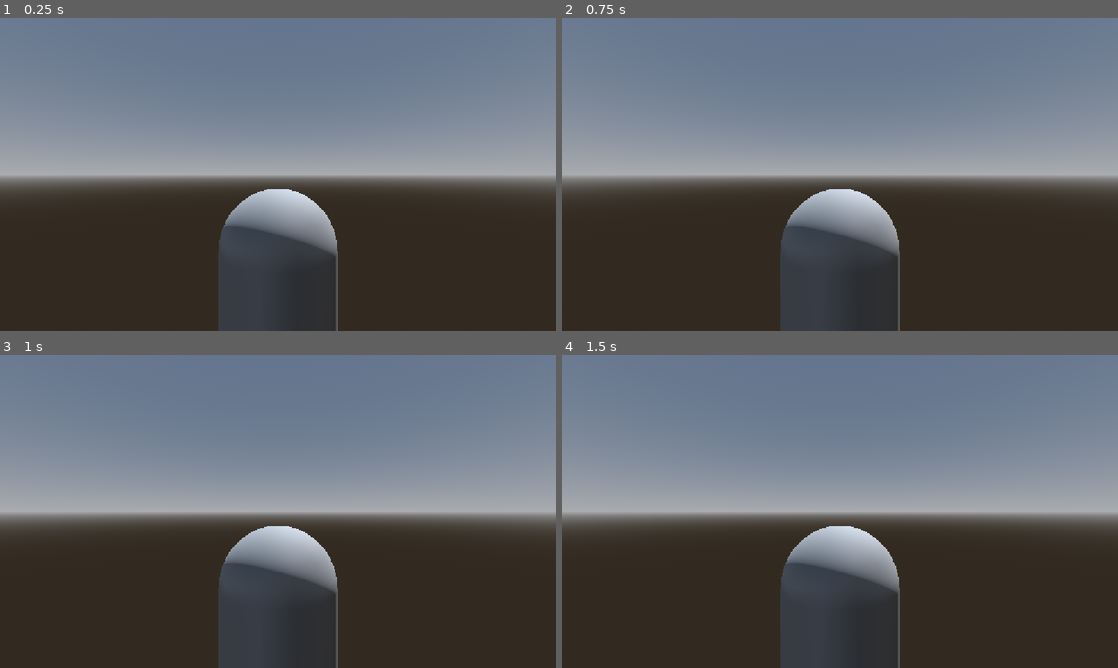
Above: before the commit, frames 1-4 (two rows, left to right).
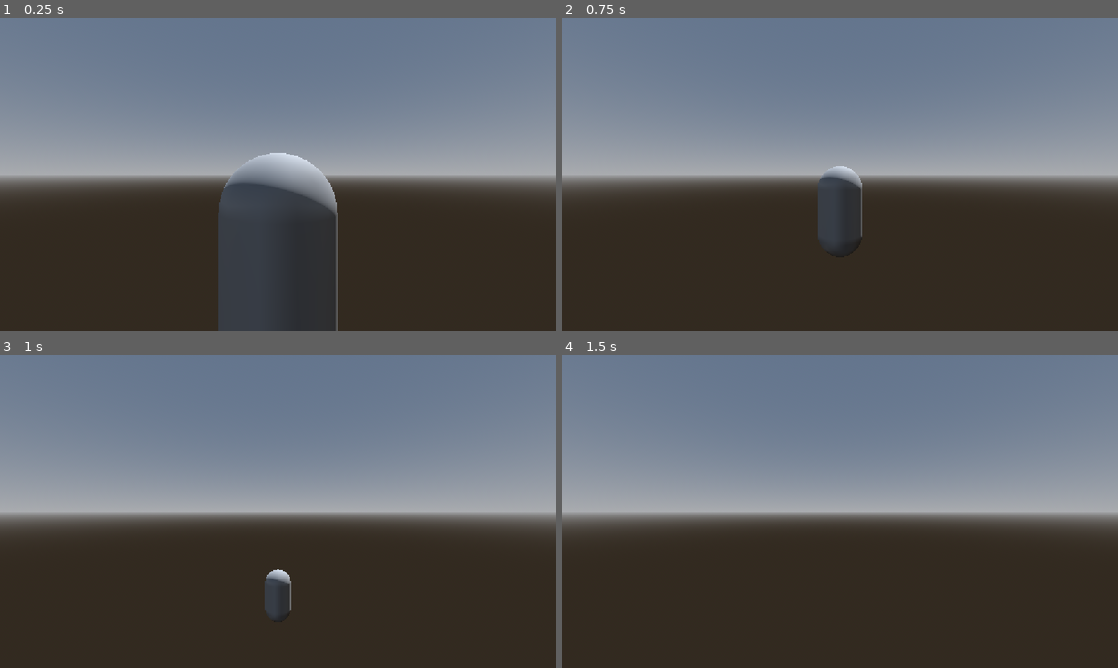
Above: after the commit, the same moments.

Repository: Mariana-Teixeira/ISTEC_Jogo_RPG
Game: Godot game, scene res://scenes/game.tscn
Same seed, same stepped clock (60 frames per second), same inputs: the game is played once before the commit and once after it.
Inputs (mouse positions are in pixels of both pictures, inside the frame that each line leads up to):
- Up to frame 1 (0.25 s): no input
- Up to frame 2 (0.75 s): tap Enter at 0.5 s; move the mouse to (867, 174) at 0.52 s; hold W (move_forward) from 0.53 s (still down)
- Up to frame 3 (1 s): keep holding W (move_forward)
- Up to frame 4 (1.5 s): keep holding W (move_forward); move the mouse to (812, 511) at 1.27 s

The runs differ from the first frame. In frame 1, 4.2% of the frame differs, in the area x 39-61%, y 43-76%; in frame 2, 6.8%; in frame 3, 6.3%; in frame 4, 6.8%, in the area x 39-61%, y 54-100%.
Error before the commit: Invalid operands 'float' and 'Nil' in operator '*'. (res://Controllers/Player/player_controller.gd:49)

Commit message:
add escape input

Diff:
--- a/Controllers/Player/player_controller.gd
+++ b/Controllers/Player/player_controller.gd
@@ -10,6 +10,8 @@
 @export var speed = 14
 # The downward acceleration when in the air, in meters per second squared.
 @export var fall_acceleration = 75
+
+var target_velocity = Vector3.ZERO
 
 func _ready():
 	Input.mouse_mode = Input.MOUSE_MODE_CAPTURED
@@ -26,8 +28,6 @@
 
 	if event is InputEventMouseButton and event.pressed:
 		Input.mouse_mode = Input.MOUSE_MODE_CAPTURED
-
-var target_velocity = Vector3.ZERO
 
 func _physics_process(delta):
 	var direction = Vector3.ZERO
--- a/project.godot
+++ b/project.godot
@@ -42,6 +42,11 @@
 "events": [Object(InputEventKey,"resource_local_to_scene":false,"resource_name":"","device":-1,"window_id":0,"alt_press …(192 unchanged characters)…
 ]
 }
+escape={
+"deadzone": 0.2,
+"events": [Object(InputEventKey,"resource_local_to_scene":false,"resource_name":"","device":-1,"window_id":0,"alt_pressed":false,"shift_pressed":false,"ctrl_pressed":false,"meta_pressed":false,"pressed":false,"keycode":0,"physical_keycode":4194305,"key_label":0,"unicode":0,"location":0,"echo":false,"script":null)
+]
+}
 
 [physics]
 
--- a/scenes/game.tscn
+++ b/scenes/game.tscn
@@ -29,6 +29,8 @@
 transform = Transform3D(1, 0, 0, 0, 1, 0, 0, 0, 1, 0, 1.1227413, 1.7824087)
 
 [node name="Player" parent="." unique_id=2077024448 instance=ExtResource("1_uwrxv")]
+speed = 14
+fall_acceleration = 75
 
 [node name="StaticBody3D" type="StaticBody3D" parent="." unique_id=551057300]
 transform = Transform3D(1, 0, 0, 0, 1, 0, 0, 0, 1, -0.025742292, 0, 0)
